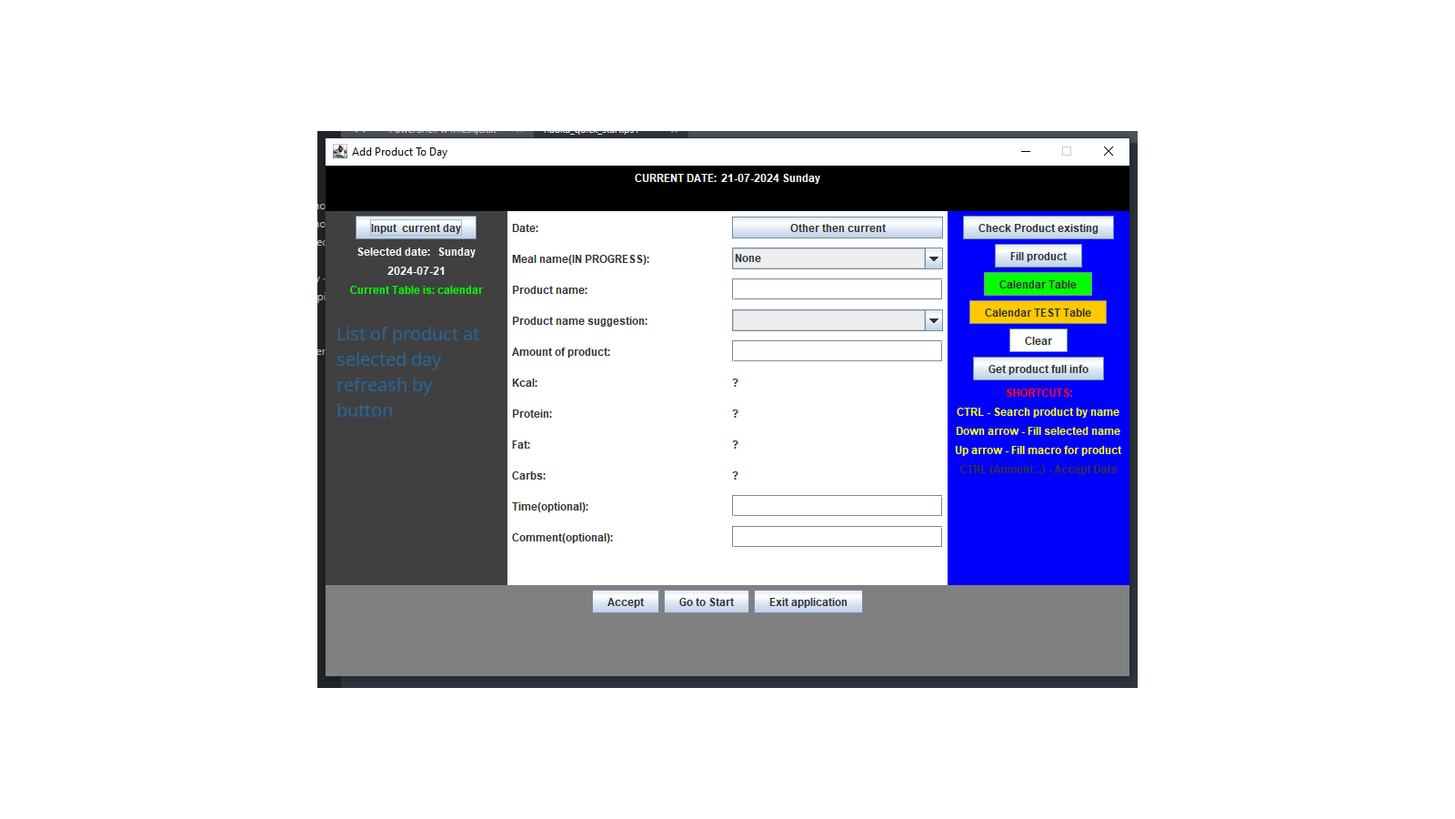
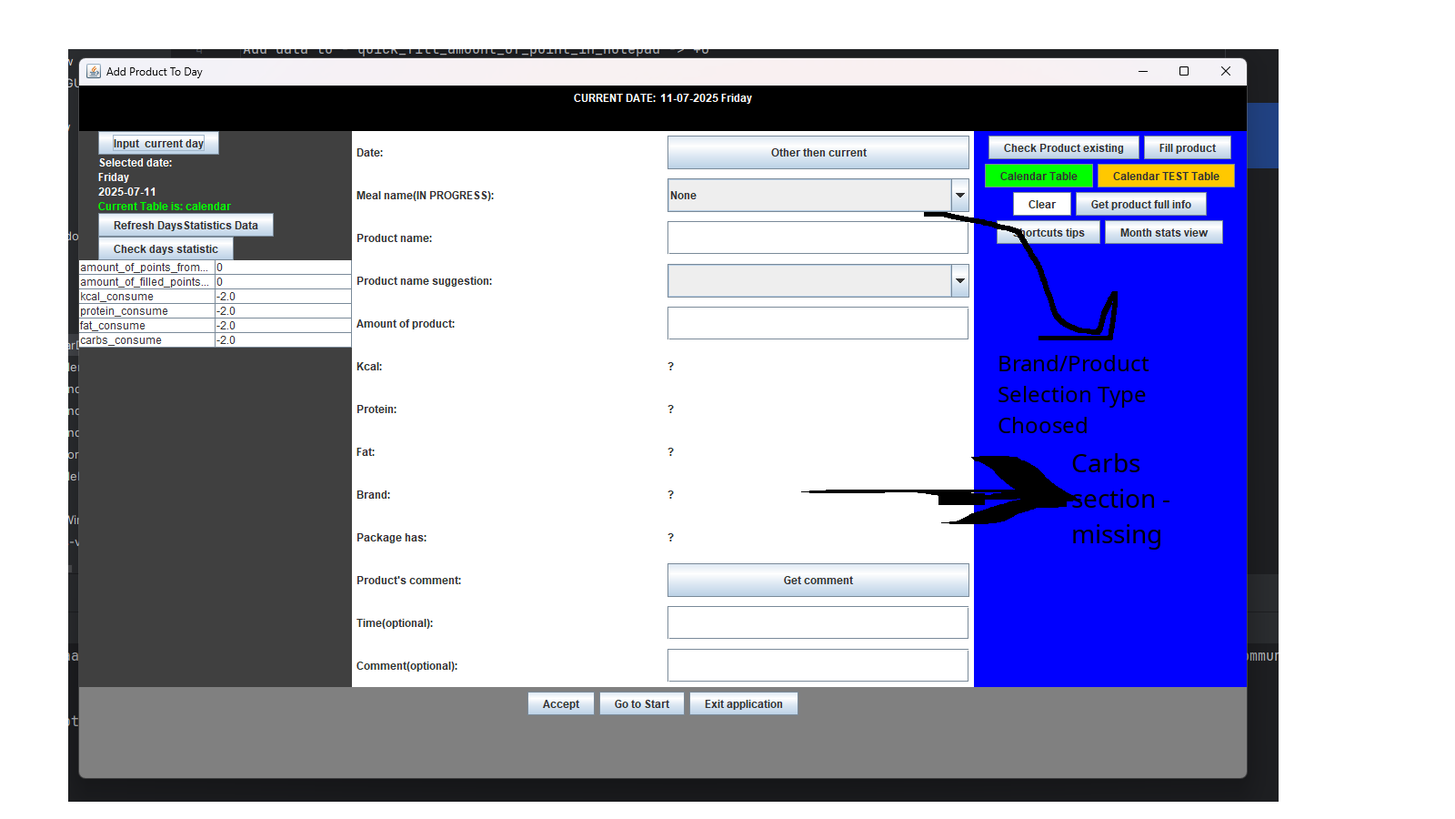
Revision of a layered w=1455, h=819 image; what changed, layer by layer:
added layer "Brand/Product Selection Type C..." above "Carbs section - missing" over [998, 354, 1150, 433]
added layer "Carbs section - missing" above "25-07-11" over [1072, 452, 1170, 550]
renamed "Background" to "25-07-11", painted on it over [68, 49, 1279, 802]
hid "List of product at selected da..." over [337, 326, 480, 417]
hid "AddProductToCalendarDay.png" over [317, 130, 1138, 688]
